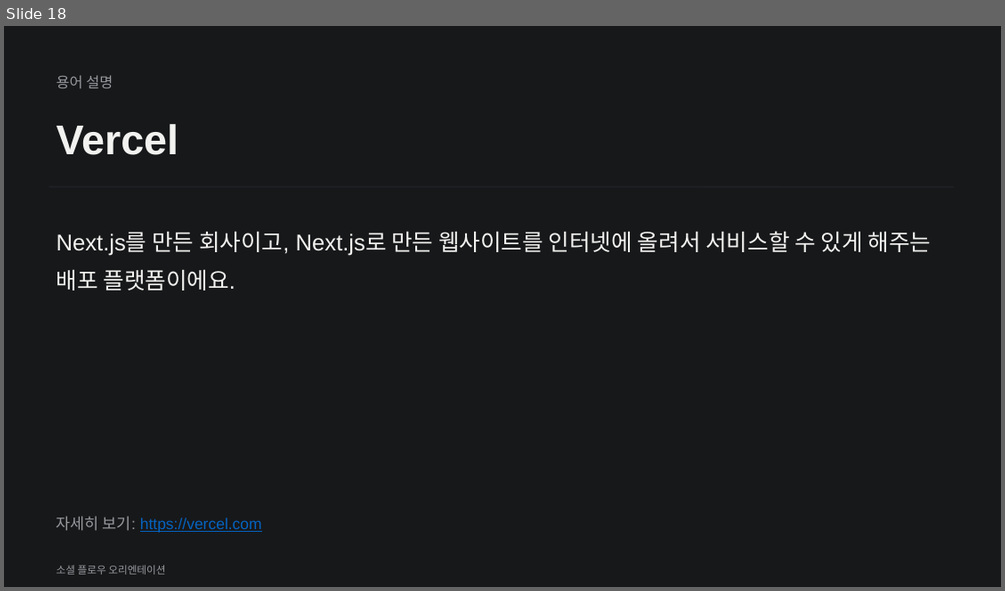
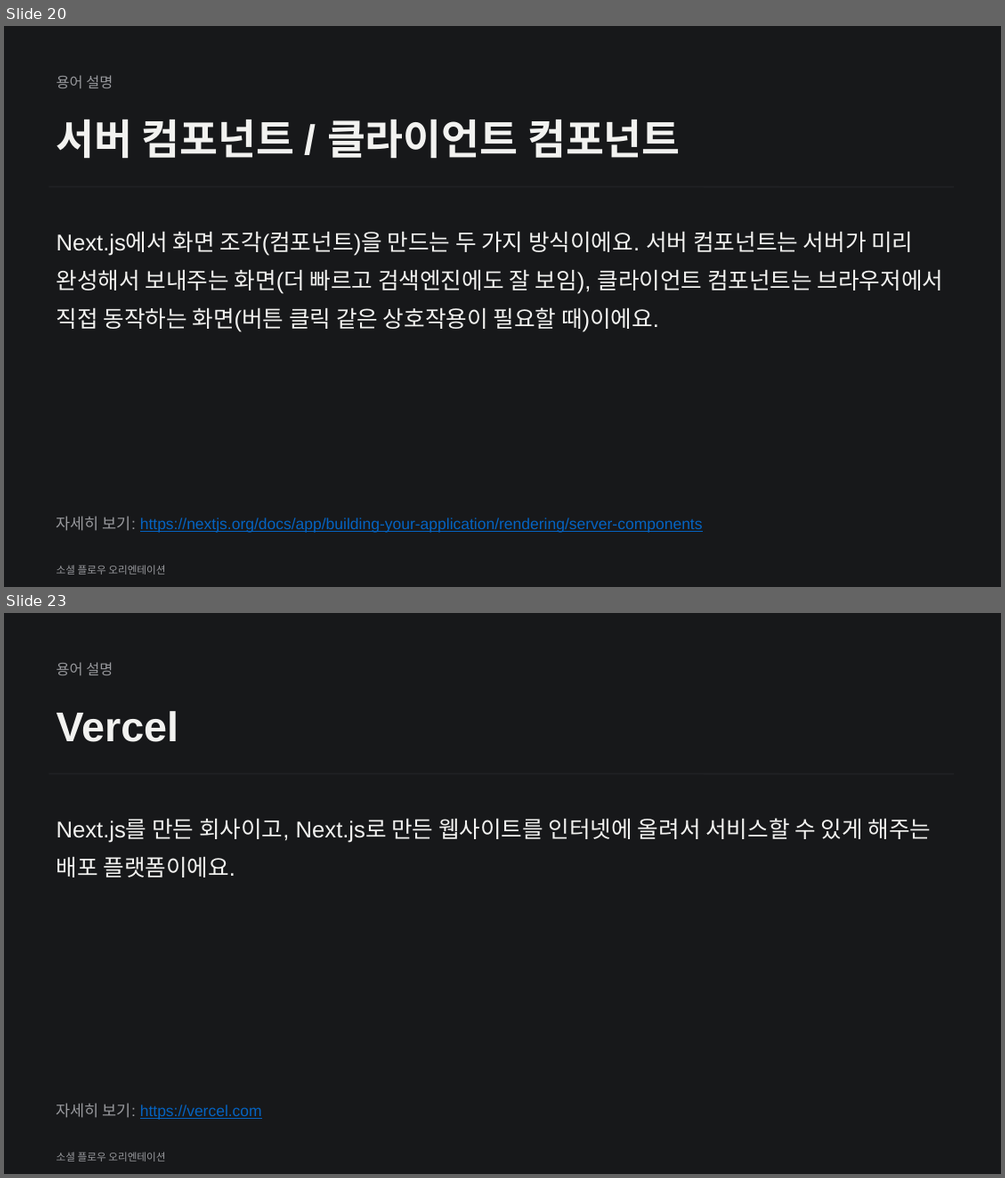
Before and after one commit to white100s/social_flow, a slide deck: docs/social-flow-orientation.pptx. Shown one above the other, each under a label of ours: slide 18 before the commit, slides 20 and 23 after it; the slides between them are not shown. The pictures are 1005x591 and 1005x1178 pixels, drawn with LibreOffice and Linux fonts; fonts in the diff are those of the drawing. Boxes give left, top, right and bottom in pixels: in the first picture for what was removed or moved away, otherwise in the second. Text is boxed around its words. In the diff, an @@ line names an element or a change of style, - is before the commit and + after.

Commit message:
Make the Next.js slide beginner-friendly, add supporting glossary terms
The web app slide assumed prior Next.js knowledge (Server Component,
Server Actions, middleware jargon with no explanation). Rewrote it in
plain language, and added 5 glossary terms it depends on: Routing,
React, Server/Client Component, Middleware/Proxy, and Port.

```diff
--- a/docs/social-flow-orientation.pptx
+++ b/docs/social-flow-orientation.pptx
@@ slide 20 added at <box>4,26,1001,587</box>, background #17181A @@
@@ text added at <box>57,75,113,88</box>, 14 pt, text #98999D @@
+용어 설명
@@ text added at <box>57,119,680,159</box>, 40 pt, text #F2F2F0, bold @@
+서버 컴포넌트 / 클라이언트 컴포넌트
@@ line added from (48, 187) to (954, 187), #202124 1.5 pt @@
@@ text added at <box>57,231,943,332</box>, 22 pt, text #F2F2F0 @@
+Next.js에서 화면 조각(컴포넌트)을 만드는 두 가지 방식이에요. 서버 컴포넌트는 서버가 미리 완성해서 보내주는 화면(더 빠르고 검색엔진에도 잘 보임), 클라이언트 컴포넌트는 브라우저에서 직접 동작하는 화면(버튼 클릭 같은 상호작용이 필요할 때)이에요.
@@ text added at <box>57,516,703,532</box>, 15 pt, text #0563C1, underline @@
+자세히 보기: https://nextjs.org/docs/app/building-your-application/rendering/server-components
@@ text added at <box>57,564,165,574</box>, 10 pt, text #98999D @@
+소셜 플로우 오리엔테이션
@@ what was slide 18 is now slide 23 @@
```
Also in this commit, not shown: 2 slides changed, 4 other slides added, 1 other file.
